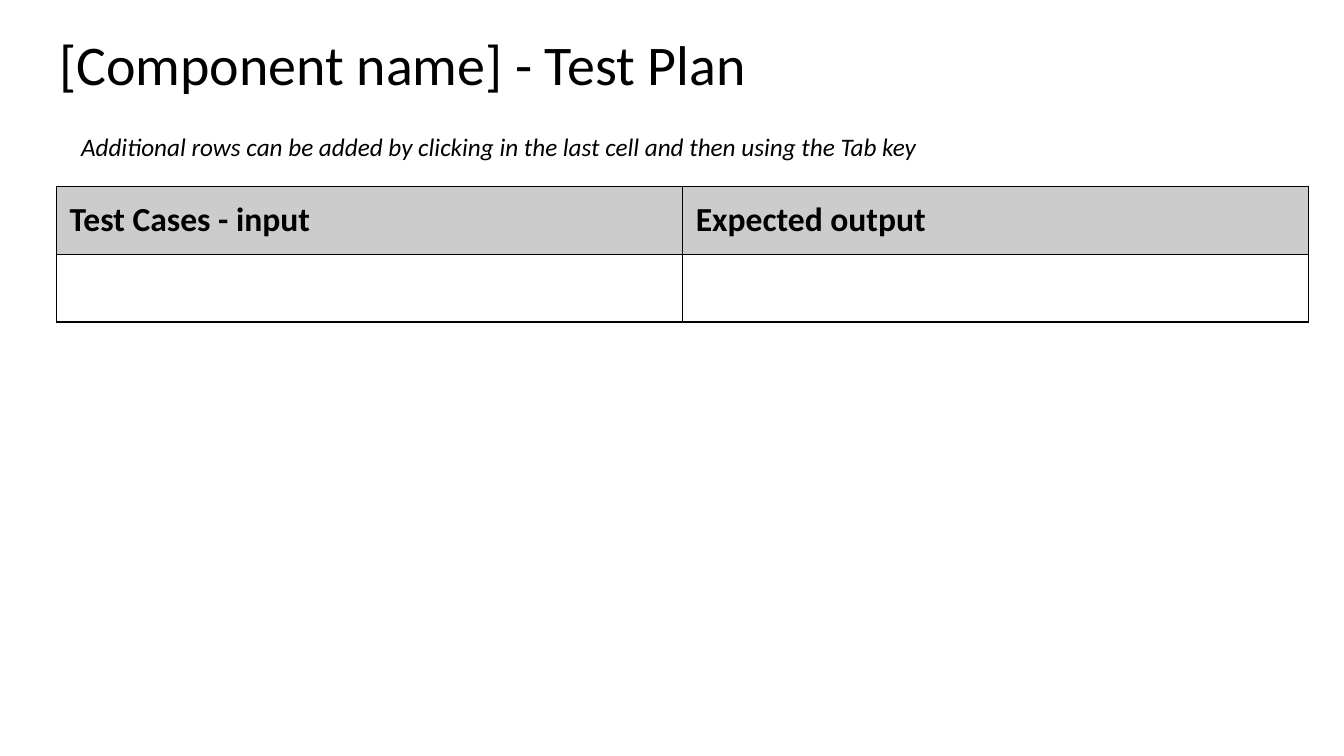
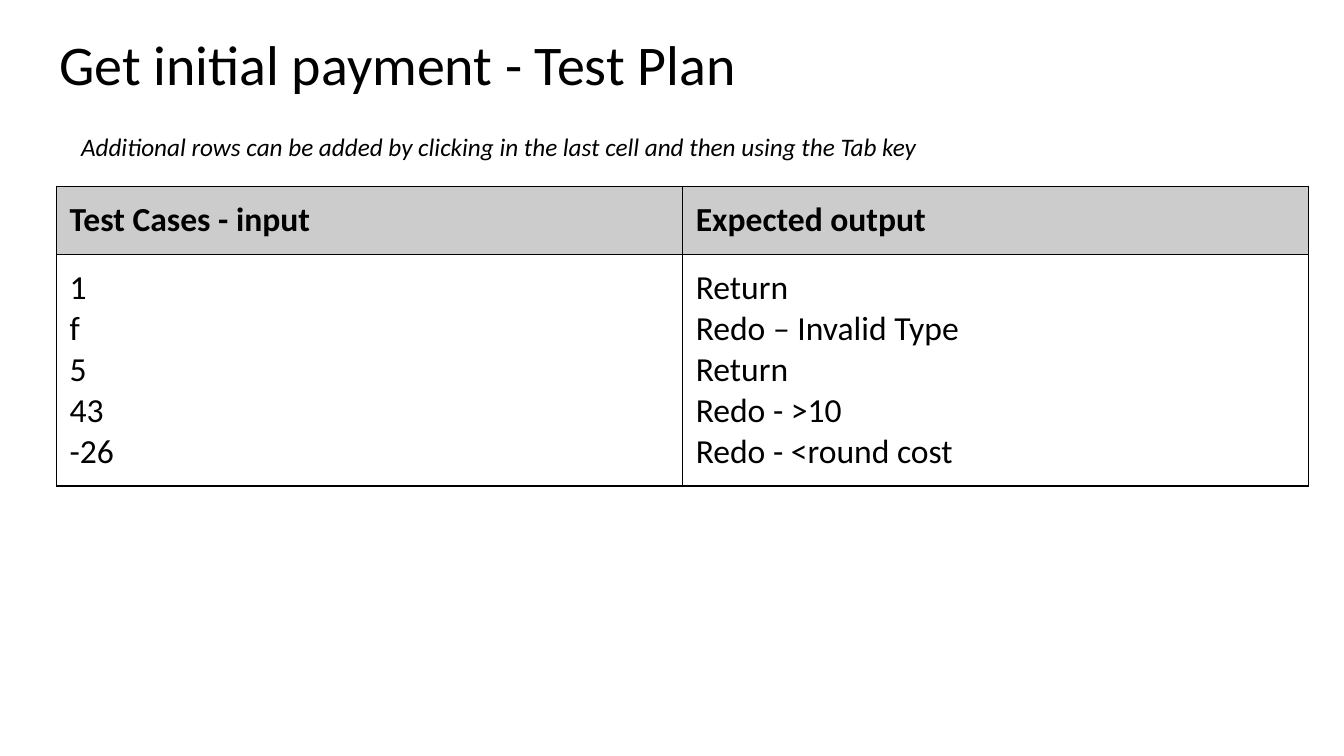
Before and after one commit to NathanTaskerSchool/Lucky-Unicorn, a slide deck: slide 6 of More Files/1.7 and 1.8 documentation .pptx. Drawn at 1344x756 pixels with LibreOffice and Linux fonts; fonts in the diff are those of the drawing. Boxes give left, top, right and bottom in pixels: in the first picture for what was removed or moved away, otherwise in the second. Text is boxed around its words. In the diff, an @@ line names an element or a change of style, - is before the commit and + after.

Commit message:
powerpoint

```diff
--- a/More Files/1.7 and 1.8 documentation .pptx
+++ b/More Files/1.7 and 1.8 documentation .pptx
@@ title at (x1=59, y1=46, x2=736, y2=94): text changed @@
-[Component name] - Test Plan
+Get initial payment - Test Plan
@@ table at (x1=56, y1=187, x2=1309, y2=482) @@
-row 2, column 1: 
+row 2, column 1: 1 f 5 43 -26
-row 2, column 2: 
+row 2, column 2: Return / Redo – Invalid Type / Return / Redo - >10 Redo - <round cost
```
Also in this commit, not shown: 2 other slides changed.
